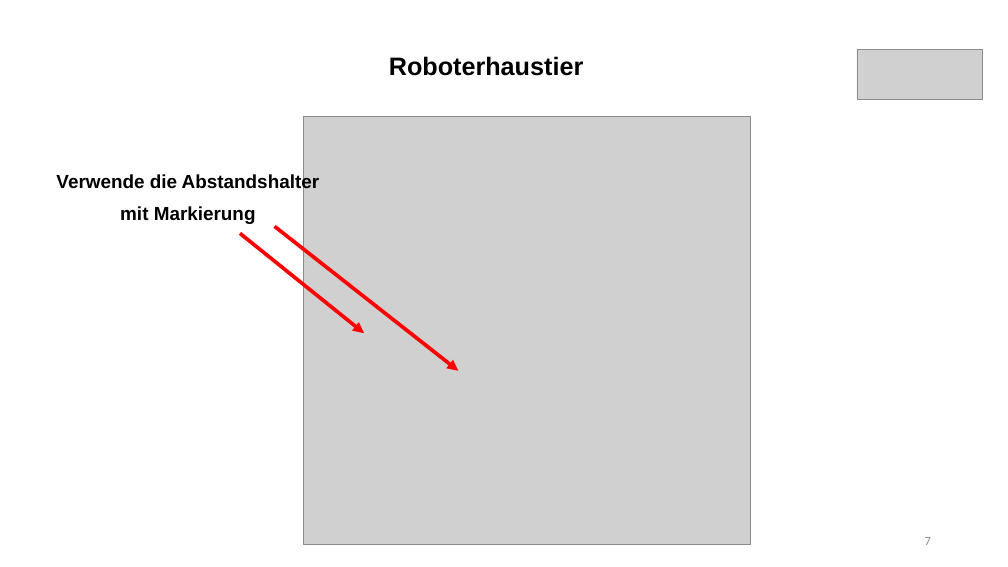
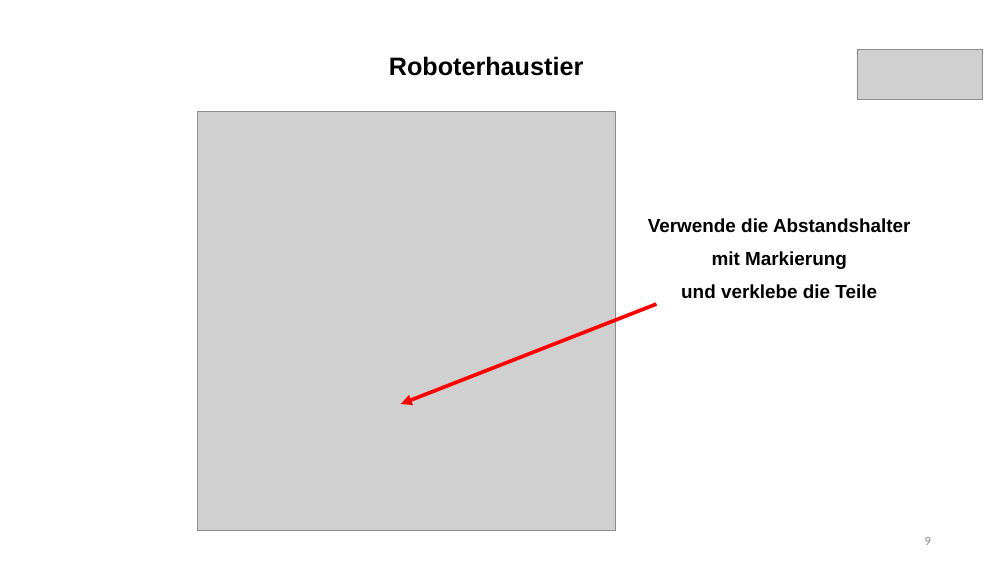
Before and after one commit to frankyhub/Egone, a slide deck: slide 9 of pdf/Roboterhaustier.pptx (slide 7 before the commit). Drawn at 1008x567 pixels with LibreOffice and Linux fonts; fonts in the diff are those of the drawing; grey boxes stand for pictures. Boxes give left, top, right and bottom in pixels: in the first picture for what was removed or moved away, otherwise in the second. Text is boxed around its words. In the diff, an @@ line names an element or a change of style, - is before the commit and + after.

```diff
--- a/pdf/Roboterhaustier.pptx
+++ b/pdf/Roboterhaustier.pptx
@@ picture: place and size @@
-picture at <box>304,116,750,544</box>
+picture at <box>197,111,615,530</box>
@@ text "Verwende die Abstandshalter": place and size @@
-text "Verwende die Abstandshalter" at <box>56,173,319,224</box>
+text "Verwende die Abstandshalter" at <box>648,218,910,299</box>
@@ arrow removed from (240, 234) to (364, 333) @@
@@ arrow removed from (274, 226) to (458, 371) @@
@@ text at <box>681,284,877,299</box>: paragraph added @@
+und verklebe die Teile
@@ arrow added from (656, 304) to (401, 404), #FF0000 3.5 pt @@
@@ page number at <box>925,537,931,545</box>: text changed @@
-7
+9
```
Also in this commit, not shown: 3 other slides changed, 3 slides added, 6 other files.
